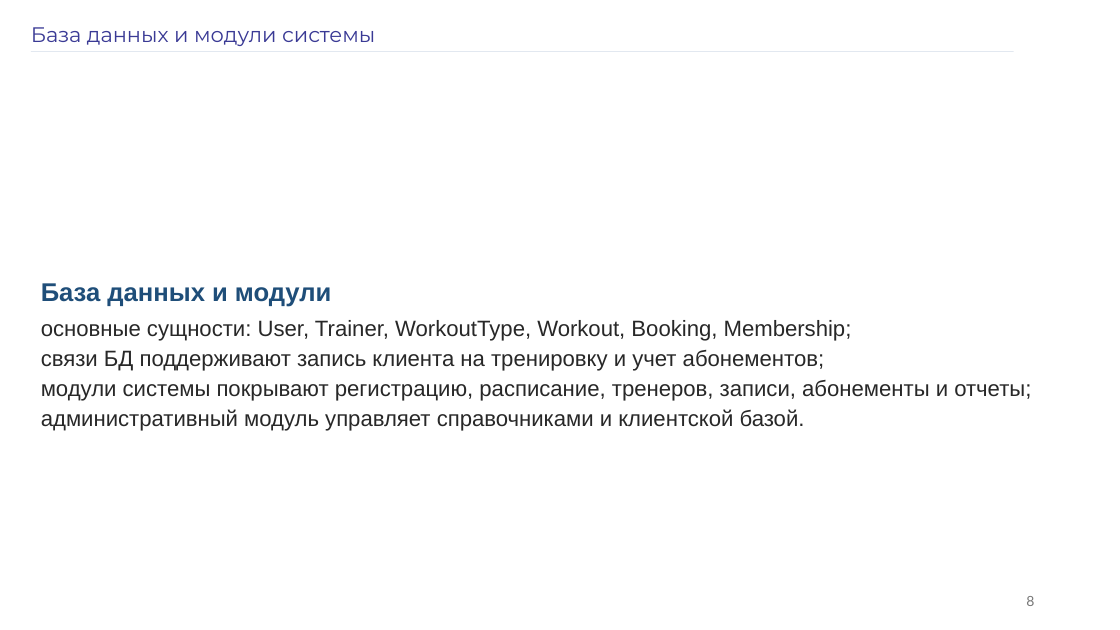
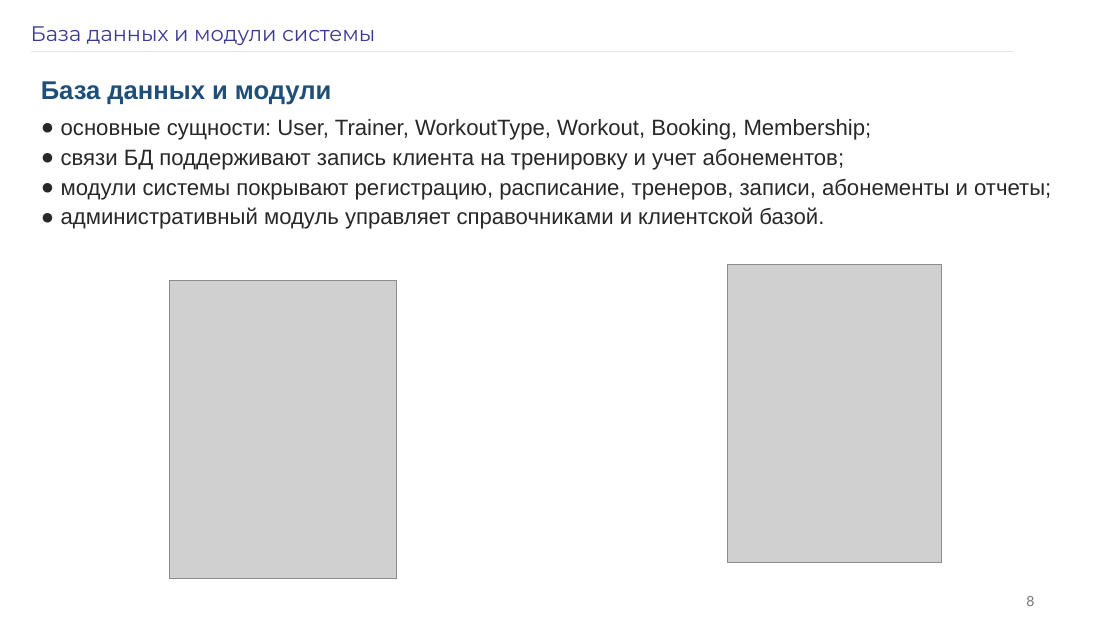
Before and after one commit to 9onin/fitness_gym_app, a slide deck: slide 8 of docs/Черников_Никита_презентация_ВКР_по_шаблону.pptx. Drawn at 1120x630 pixels with LibreOffice and Linux fonts; fonts in the diff are those of the drawing; grey boxes stand for pictures. Boxes give left, top, right and bottom in pixels: in the first picture for what was removed or moved away, otherwise in the second. Text is boxed around its words. In the diff, an @@ line names an element or a change of style, - is before the commit and + after.

```diff
--- a/docs/Черников_Никита_презентация_ВКР_по_шаблону.pptx
+++ b/docs/Черников_Никита_презентация_ВКР_по_шаблону.pptx
@@ text "База данных и модули": place and size @@
-text "База данных и модули" at (41,283,1031,431)
+text "База данных и модули" at (41,81,1051,229)
@@ text at (61,119,1051,229): bullet none to ● @@
@@ picture added at (728,265,942,563) @@
@@ picture added at (169,281,397,579) @@
```
Also in this commit, not shown: 11 other slides changed, 1 slide added, 13 other files.
